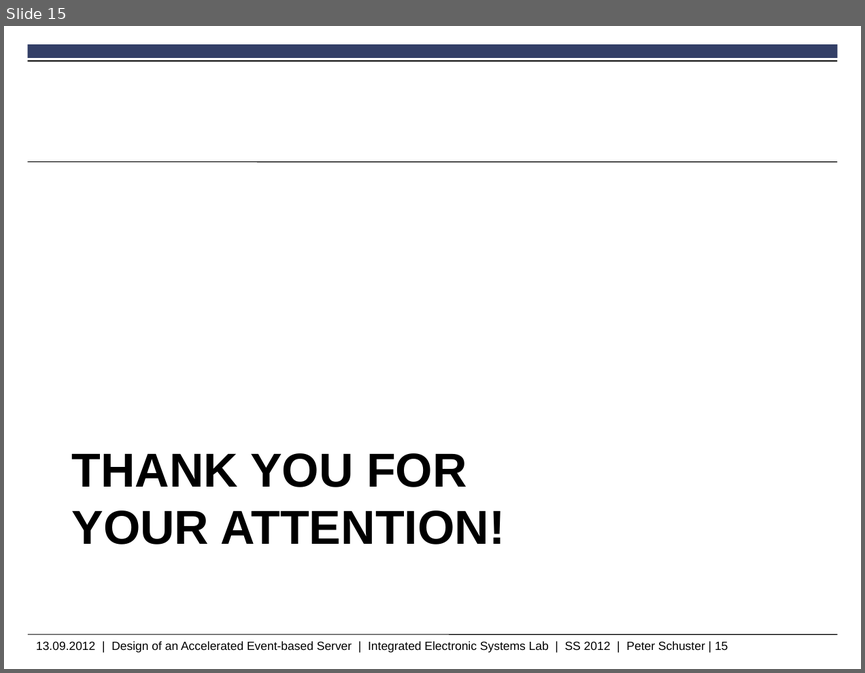
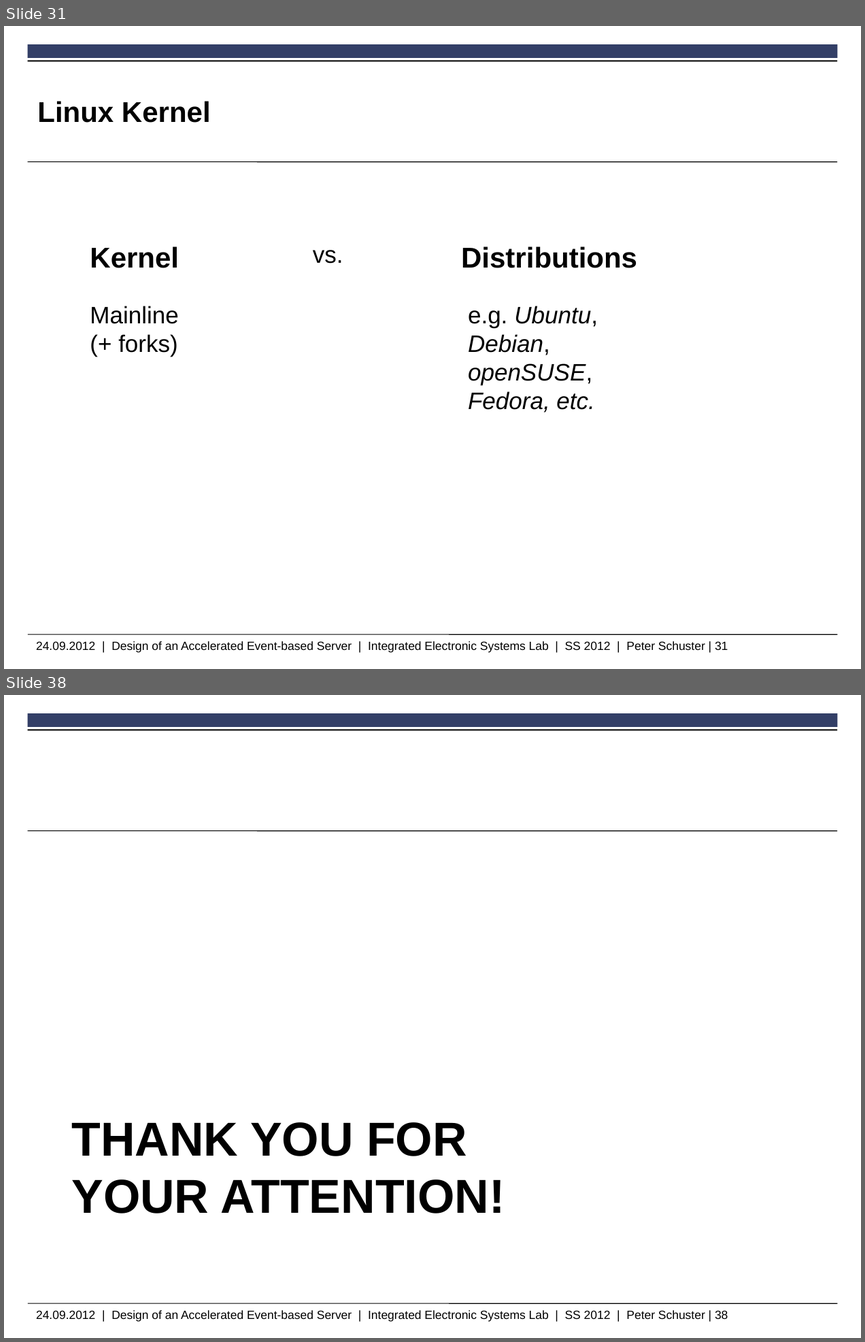
Before and after one commit to peschuster/ies-http-project, a slide deck: IesHttpProject.pptx. Shown one above the other, each under a label of ours: slide 15 before the commit, slides 31 and 38 after it; the slides between them are not shown. The pictures are 865x673 and 865x1342 pixels, drawn with LibreOffice and Linux fonts; fonts in the diff are those of the drawing; background and template pictures are left out. Boxes give left, top, right and bottom in pixels: in the first picture for what was removed or moved away, otherwise in the second. Text is boxed around its words. In the diff, an @@ line names an element or a change of style, - is before the commit and + after.

```diff
--- a/IesHttpProject.pptx
+++ b/IesHttpProject.pptx
@@ slide 31 added at [4,26,861,669], background #FFFFFF; not listed: 5 template elements that a slide beside it also shows @@
@@ title added at [37,101,211,123], 24 pt, text #000000, bold @@
+Linux Kernel
@@ text added at [90,246,179,268], 24 pt, text #000000, bold @@
+Kernel
@@ text added at [313,250,343,263], 20 pt, text #000000 @@
+vs.
@@ text added at [461,246,637,268], 24 pt, text #000000, bold @@
+Distributions
@@ text added at [90,305,178,356], 20 pt, text #000000 @@
+Mainline
+(+ forks)
@@ text added at [468,305,598,412], 20 pt, text #000000, italic @@
+e.g. Ubuntu, Debian, openSUSE, Fedora, etc.
@@ what was slide 15 is now slide 38 @@
@@ text at [36,1310,728,1321]: text changed @@
-13.09.2012 | Design of an Accelerated Event-based Server | Integrated Electronic Systems Lab | SS 2012 | Peter Schuster | 15
+24.09.2012 | Design of an Accelerated Event-based Server | Integrated Electronic Systems Lab | SS 2012 | Peter Schuster | 38
```
Also in this commit, not shown: 11 slides changed, 23 other slides added, 4 slides removed.
